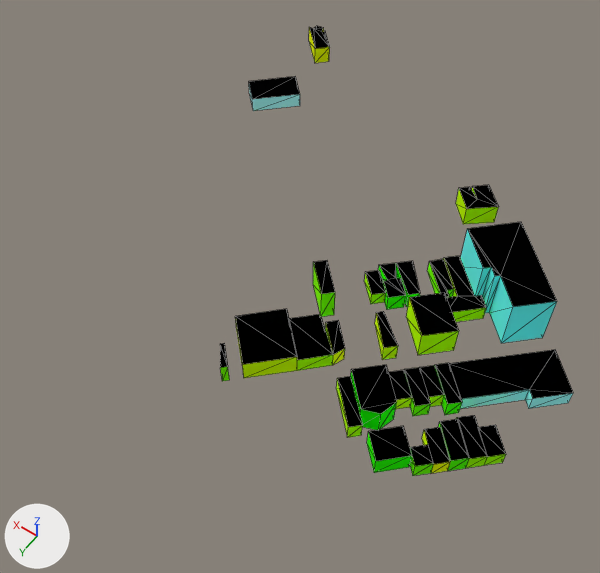
One commit to the glTF model web/public/assets/cities/sanfrancisco/tiles/1_-5.far.glb: the scene before it, then after it.
Rendered twice from a camera (50 mm lens) standing at (232.0, -889.0, 297.0) and looking at (383.0, -1100.0, -34.0). Every picture has the same lights, and +X, +Y and +Z are marked at lower left. The first picture is the older version. Mesh edges are drawn as thin lines. Where no turn or scale is listed for an object, it has been applied to the vertices. Vertices at exactly the same position are counted once.

The first picture shows '1_-5_far'.
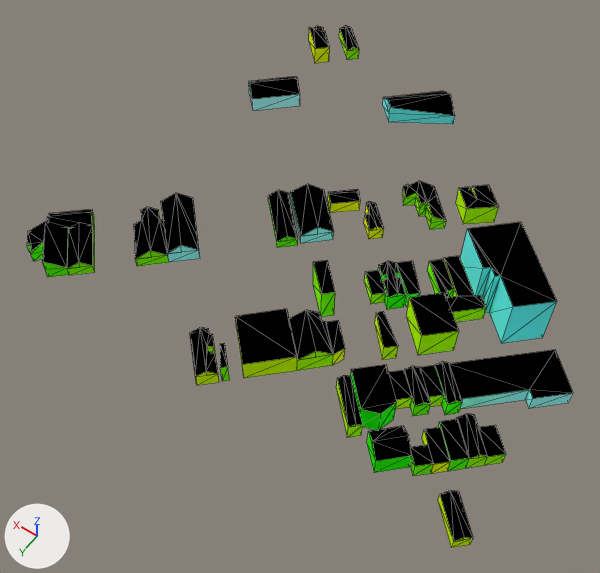
Where the newer file only moved an object's origin or applied its transform, the numbers keep the older frame.

Changed parts and their boxes (x1, y1, x2, y2) in the pictures (600 x 573 px):
'1_-5_far', reshaped (55% wider, 16% taller): before (220, 26, 573, 476); after (27, 25, 573, 548)
part 1 of me_1__5_far, added: after (27, 193, 488, 548)
part 2 of me_1__5_far, added: after (268, 181, 446, 298)
part 3 of me_1__5_far, added: after (383, 91, 455, 124)
part 4 of me_1__5_far, added: after (339, 25, 359, 60)
part 5 of me_1__5_far, added: after (249, 76, 300, 99)

What changed in the scene script:
```text
Change me_1__5_far:
    used by ob_1__5_far; location = (365.0, -1143.3, -7.6)
    remove me_1__5_far.from_pydata(...)  # 279 vertices, 362 faces; spans x -121.0..121.0, y -116.0..116.0, z -14.0..14.0
    add me_1__5_far.from_pydata(...)  # 583 vertices, 808 faces; spans x -121.0..142.0, y -130.0..124.0, z -14.0..14.0
    me_1__5_far part 1: 165 vertices added at x -117.0..142.0, y 40.0..124.0, z -14.0..1.0
    me_1__5_far part 2: 108 vertices added at x -32.0..59.0, y -40.0..38.0, z -14.0..-2.0
    me_1__5_far part 3: 13 vertices added at x 9.0..50.0, y -111.0..-75.0, z -13.0..0.0
    me_1__5_far part 4: 13 vertices added at x 86.0..107.0, y -130.0..-109.0, z -13.0..-4.0
    me_1__5_far part 5: 5 vertices added at x 95.0..115.0, y -63.0..-38.0, z -5.0..0.0
```
